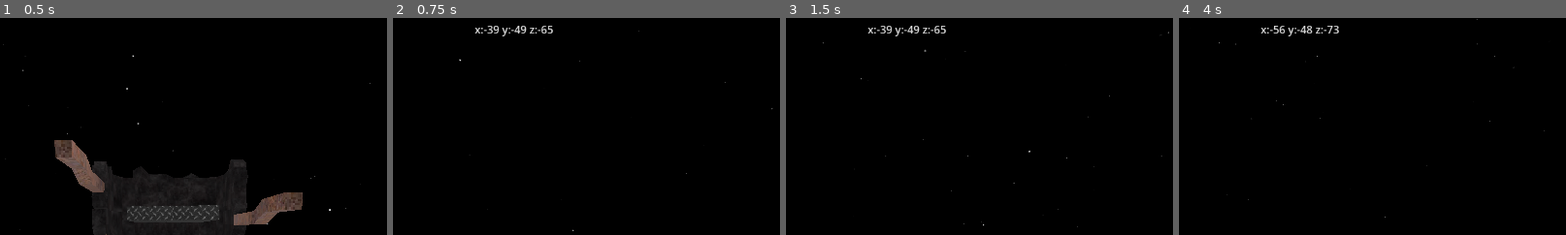
Above: before the commit, frames 1-4 (left to right).
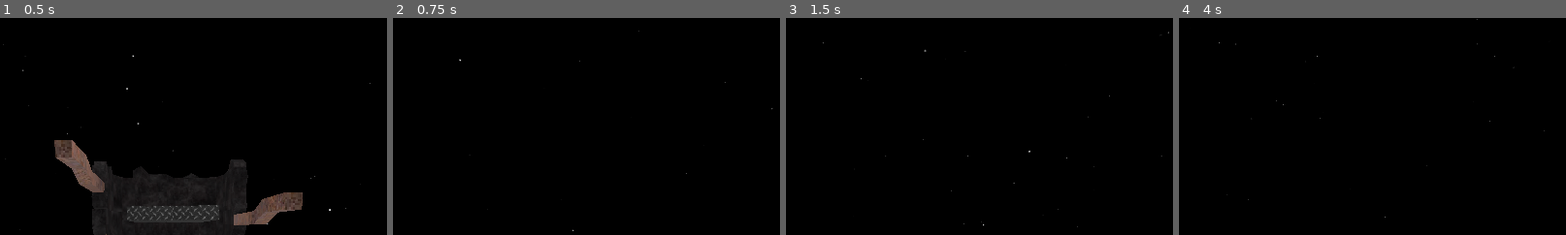
Above: after the commit, the same moments.

Repository: Ggury/The_Void
Game: Godot game, scene res://Scenes/main_level.tscn
Two runs of this game, one before a commit and one after it. Both use one fixed random seed, a clock stepped at 60 frames per second and the inputs below. Before the commit the project has no main scene; this scene is started directly in both runs.
Inputs (mouse positions are % of the whole screen's width and height, from its top left):
- Up to frame 1 (0.5 s): no input
- Up to frame 2 (0.75 s): tap Enter at 0.5 s; move the mouse to (72, 45) at 0.52 s; hold Right (ui_right) from 0.53 s (still down); tap R (Radar) at 0.6 s
- Up to frame 3 (1.5 s): tap Space (Jump) at 0.77, 1.25 s; move the mouse to (30, 55) at 1.27 s; release Right (ui_right) at 1.28 s; hold Down (ui_down) from 1.28 s (still down); tap C (Crawl) at 1.35 s
- Up to frame 4 (4 s): tap Space (Jump) at 1.52, 2.75, 3.02, 3.77 s; tap R (Radar) at 1.55, 2.1, 2.85, 3.8 s; tap Enter at 2, 3.5 s; move the mouse to (60, 28) at 2.02 s; release Down (ui_down) at 2.03 s; hold Right (ui_right) 2.03-2.78 s; move the mouse to (45, 70) at 2.77 s; hold Up (ui_up) 2.78-3.53 s; move the mouse to (80, 65) at 3.52 s; hold Left (ui_left) from 3.53 s (still down); hold C (Crawl) from 3.53 s (still down)
The pictures show only the part of the screen within x 30-80%, y 1-51%; the shares and areas given below are measured in that part.

Frame 1 is identical in both runs. In frame 2, 0.4% of the frame differs, in the area x 21-42%, y 3-9%; in frame 3, 0.4%; in frame 4, 0.4%.

Commit message:
refine ai. Add area of sight. Add game over

Diff:
--- a/Monster/monster.gd
+++ b/Monster/monster.gd
@@ -1,11 +1,13 @@
 extends CharacterBody3D
+
+signal ate_player
 
 @export var min_speed = 10
 @export var max_speed = 18
 @export var min_radar_uses = 5
 @export var max_radar_uses = 10
 
-var radar_uses
+var radar_used
 var is_agressive = false
 
 
@@ -13,15 +15,23 @@
 	var player_position = get_player_position()
 	look_at_player(player_position)
 
-	radar_uses = randi_range(min_radar_uses, max_radar_uses)
+	radar_used = randi_range(min_radar_uses, max_radar_uses)
 
 
 func _process(delta):
-	if radar_uses <= 0:
-		var player_position = get_player_position()
+	var player_position = get_player_position()
+	if radar_used <= 0 and not is_agressive:
 		look_at_player(player_position)
 
-		radar_uses = randi_range(min_radar_uses, max_radar_uses)
+		radar_used = randi_range(min_radar_uses, max_radar_uses)
+
+	if is_agressive:
+		look_at(player_position, Vector3.UP)
+
+		velocity = Vector3.FORWARD * max_speed
+		velocity = velocity.rotated(Vector3.UP, rotation.y)
+		velocity = velocity.rotated(Vector3.RIGHT, rotation.x)
+		velocity = velocity.rotated(Vector3.FORWARD, rotation.z)
 
 
 func _physics_process(_delta):
@@ -33,7 +43,7 @@
 
 
 func look_at_player(player_position):
-	look_at_from_position(position, player_position, Vector3.UP)
+	look_at(player_position, Vector3.UP)
 	rotate_object_local(Vector3.UP, randf_range(-PI / 6, PI / 6))
 
 	var random_speed = randi_range(min_speed, max_speed)
@@ -44,10 +54,31 @@
 
 
 func _on_main_player_radar_used():
-	radar_uses -= 1
+	radar_used -= 1
 
 
 func _on_near_player_area_body_exited(body):
-	print(body.name)
 	if body.name == "MainPlayer":
 		look_at_player(body.position)
+
+
+func _on_vision_timer_timeout():
+	var overlaps = $AreaOfSight.get_overlapping_bodies()
+
+	for overlap in overlaps:
+		if overlap.name != "MainPlayer":
+			continue
+
+		var player_position = overlap.position
+		$VisionRayCast.look_at(player_position, Vector3.UP)
+
+		if $VisionRayCast.is_colliding():
+			var collider = $VisionRayCast.get_collider()
+			if collider.name == "MainPlayer":
+				is_agressive = true
+
+
+func _on_mouth_area_body_entered(body):
+	if body.name == "MainPlayer" and is_agressive:
+		print("Game over")
+		ate_player.emit()
--- a/Monster/monster.tscn
+++ b/Monster/monster.tscn
@@ -15,9 +15,13 @@
 radius = 1000.0
 
 [sub_resource type="BoxShape3D" id="BoxShape3D_np2ni"]
-size = Vector3(62.6349, 33.2813, 43.5396)
+size = Vector3(62, 33, 43)
+
+[sub_resource type="ConvexPolygonShape3D" id="ConvexPolygonShape3D_a1e4y"]
+points = PackedVector3Array(0, 1, 0, 0.194988, -1, -0.980814, 0, -1, -1, -0.195184, -1, -0.980814, -0.382733, -1, -0.924041, -0.555599, -1, -0.831637, -0.707126, -1, -0.707126, -0.831637, -1, -0.555599, -0.924041, -1, -0.382733, -0.980814, -1, -0.195184, -1, -1, -0.000195742, -0.980814, -1, 0.194988, -0.924041, -1, 0.382537, -0.831637, -1, 0.555403, -0.707126, -1, 0.70693, -0.555599, -1, 0.831441, -0.382733, -1, 0.923845, -0.195184, -1, 0.980619, -0.000195742, -1, 1, 0.194988, -1, 0.980619, 0.382537, -1, 0.923845, 0.555403, -1, 0.831441, 0.70693, -1, 0.70693, 0.831441, -1, 0.555403, 0.923845, -1, 0.382537, 0.980619, -1, 0.194988, 1, -1, -0.000195742, 0.980619, -1, -0.195184, 0.923845, -1, -0.382733, 0.831441, -1, -0.555599, 0.70693, -1, -0.707126, 0.555403, -1, -0.831637, 0.382537, -1, -0.924041)
 
 [node name="Monster" type="CharacterBody3D"]
+motion_mode = 1
 script = ExtResource("1_d8bwo")
 min_speed = 30
 max_speed = 50
@@ -35,9 +39,28 @@
 shape = SubResource("SphereShape3D_4oqcv")
 
 [node name="MouthArea" type="Area3D" parent="."]
+transform = Transform3D(0.732803, 0, 0, 0, 1, 0, 0, 0, 1.32263, -22.6516, 3.05176e-05, -36.9859)
+monitorable = false
 
 [node name="MouthCollisionShape" type="CollisionShape3D" parent="MouthArea"]
-transform = Transform3D(1, 0, 0, 0, 1, 0, 0, 0, 1, 30.0584, 0, 0)
+transform = Transform3D(1, 0, 0, 0, 1, 0, 0, 0, 1, 30, 0, 4.40568)
 shape = SubResource("BoxShape3D_np2ni")
 
+[node name="AreaOfSight" type="Area3D" parent="."]
+collision_layer = 2
+
+[node name="AreaOfSightCollision" type="CollisionShape3D" parent="AreaOfSight"]
+transform = Transform3D(85.5091, 0, 0, 0, -4.45836e-06, -47.2672, 0, 101.995, -2.06611e-06, 0.170792, 3.8147e-06, -76.2368)
+shape = SubResource("ConvexPolygonShape3D_a1e4y")
+
+[node name="VisionTimer" type="Timer" parent="."]
+wait_time = 0.1
+autostart = true
+
+[node name="VisionRayCast" type="RayCast3D" parent="."]
+target_position = Vector3(0, 0, -200)
+debug_shape_custom_color = Color(0.996078, 0, 0, 1)
+
 [connection signal="body_exited" from="NearPlayerArea" to="." method="_on_near_player_area_body_exited"]
+[connection signal="body_entered" from="MouthArea" to="." method="_on_mouth_area_body_entered"]
+[connection signal="timeout" from="VisionTimer" to="." method="_on_vision_timer_timeout"]
--- a/Player/Main_player.gd
+++ b/Player/Main_player.gd
@@ -13,11 +13,9 @@
 @export var isgravity :bool
 @export var isgrv:float
 @export var fix_tag = "gaykadefect"
-@export var _timer = 1.0
-@export var _timer2 = 0.0
-@export var def_timer = 4.0
 @export var distance = Vector3(0,0,0)
-@export var is_radar = false
+
+var is_radar = false
 
 var direction
 var yaw = 0
@@ -39,32 +37,19 @@
 		$".".rotation_degrees.x = pitch
 
 
+func _process(delta):
+	if Input.is_action_just_pressed("Radar"):
+		is_radar = !is_radar
+
+		if is_radar:
+			$RadarTimer.start()
+		else:
+			$RadarTimer.stop()
+
+		$CanvasLayer/Control/TextEdit.visible = !$CanvasLayer/Control/TextEdit.visible
+
+
 func _physics_process(delta):
-
-	if is_radar:
-		_timer -= delta
-		if _timer<=0:
-			emit_signal("radar_used")
-			print(distance)
-			$AudioStreamPlayer3D.play()
-			_timer = def_timer
-			$CanvasLayer/Control/TextEdit.text = str("x:"+str(int(distance.x)) +" y:" + str(int(distance.y)) + " z:" + str(int(distance.z)))
-#			if 10-(distance/50)<=0:
-#				mode = 1
-#			else:
-#				mode = int(10-(distance/20))
-#				print(mode)
-#			_timer2 = 0.5 + 1.0/(mode)
-#			print (_timer2)
-	if Input.is_action_just_pressed("Radar"):
-		_timer = 0.0
-		is_radar = !is_radar
-		$CanvasLayer/Control/TextEdit.visible = !$CanvasLayer/Control/TextEdit.visible
-#		emit_signal("radar_used")
-#		print(distance)
-
-# передвижение
-
 	var input_dir = Input.get_vector("ui_left", "ui_right" , "ui_up","ui_down")
 	var vert_dir = Input.get_action_strength("Jump") - Input.get_action_strength("Crawl")
 	var direction = (transform.basis * Vector3(input_dir.x, vert_dir * int(isgravity), input_dir.y))
@@ -82,3 +67,11 @@
 			velocity.y = lerpf(velocity.y,0,delta*2)
 		velocity.z = lerpf(velocity.z,0,delta*2)
 	move_and_slide()
+
+
+
+func _on_radar_timer_timeout():
+	emit_signal("radar_used")
+	print(distance)
+	$AudioStreamPlayer3D.play()
+	$CanvasLayer/Control/TextEdit.text = str("x:"+str(int(distance.x)) +" y:" + str(int(distance.y)) + " z:" + str(int(distance.z)))
--- a/Player/main_player.tscn
+++ b/Player/main_player.tscn
@@ -42,4 +42,8 @@
 offset_right = 694.0
 offset_bottom = 50.0
 theme_override_colors/background_color = Color(0, 0, 0, 1)
-text = "ТЫ ЧУРКА БЛЯТЬ"
+
+[node name="RadarTimer" type="Timer" parent="."]
+wait_time = 2.0
+
+[connection signal="timeout" from="RadarTimer" to="." method="_on_radar_timer_timeout"]
--- a/Scenes/main_level.tscn
+++ b/Scenes/main_level.tscn
@@ -34,7 +34,6 @@
 
 [node name="MainPlayer" parent="." instance=ExtResource("1_yu2rs")]
 isgravity = true
-def_timer = 2.0
 
 [node name="Monster" parent="." instance=ExtResource("2_dyx1s")]
 transform = Transform3D(1, 0, 0, 0, 1, 0, 0, 0, 1, 8.58893, 0, -565.769)
--- a/project.godot
+++ b/project.godot
@@ -11,6 +11,7 @@
 [application]
 
 config/name="The_Void"
+run/main_scene="res://Scenes/main_level.tscn"
 config/features=PackedStringArray("4.1", "Forward Plus")
 config/icon="res://icon.svg"
 
Not shown: 1 places in Monster/monster.tscn that only renumber resources
